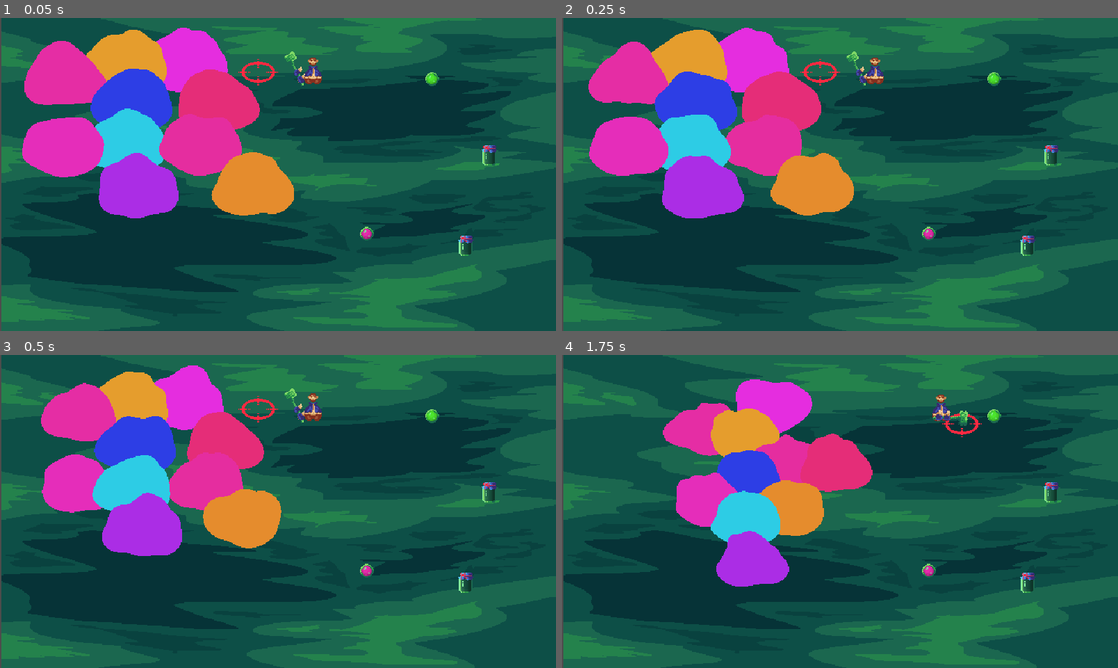
Above: before the commit, frames 1-4 (two rows, left to right).
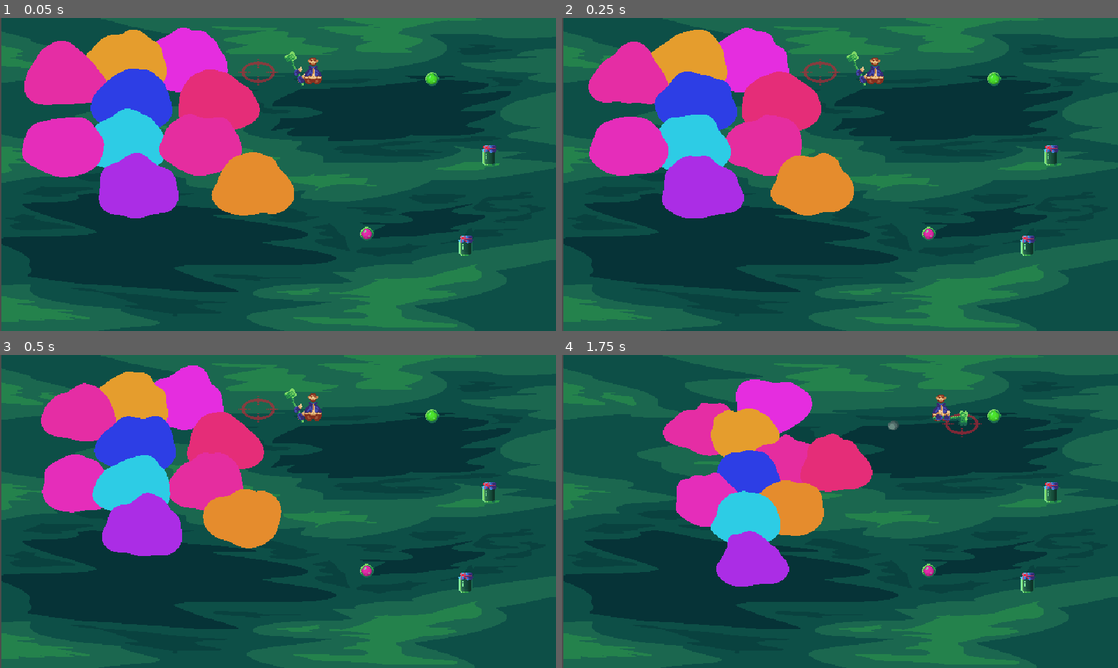
Above: after the commit, the same moments.

Repository: MetRiko/LD-2023-01
Game: Godot game, scene res://Root.tscn
The game is run twice, just before and just after one commit, with the same random seed, the same clock (stepped at 60 frames per second) and the same inputs. The engine's default icon, where the game draws it, is replaced by a stand-in: a white triangle on a blue panel in a dark square.
Inputs (mouse positions are in pixels of both pictures, inside the frame that each line leads up to):
- Up to frame 1 (0.05 s): no input
- Up to frame 2 (0.25 s): no input
- Up to frame 3 (0.5 s): no input
- Up to frame 4 (1.75 s): tap Enter at 0.5 s; move the mouse to (962, 495) at 0.52 s; press the mouse at (962, 495) at 0.53 s; hold D (game_right) 0.53-1.25 s; release the mouse at (962, 495) at 1.25 s; drag from (728, 527) to (951, 439) at 1.27 s

The runs differ from the first frame. In frame 1, 0.1% of the frame differs, in the area x 42-50%, y 13-22%; in frame 2, 0.1%; in frame 3, 0.1%; in frame 4, 0.2%, in the area x 58-76%, y 18-27%.

Commit message:
Add particles for hammer + Change indicator on hitting

Diff:
--- a/player/Player.gd
+++ b/player/Player.gd
@@ -44,6 +44,11 @@
 	if slime_hitted:
 		Audio.play("OnSlimeHit")
 
+	if not slime_hitted:
+		$HammerHitbox/HitParticles.restart()
+		$HammerHitbox/HitParticles.emitting = true
+	$HammerHitbox/HammerIndicator.modulate = Color(0.8, 0.8, 0.8, 0.6)
+
 func get_item_in_pocket():
 	return $Pocket.get_child(0) if $Pocket.get_child_count() > 0 else null
 
@@ -51,6 +56,7 @@
 	if event.is_action_pressed("game_swing") and hammer.visible:
 		hammer_locked_pos = hammer.position
 		hammer.play_swing()
+		$HammerHitbox/HammerIndicator.modulate = Color.white
 	if event.is_action_pressed("game_action"):
 		if $Pocket.get_child_count() == 0:
 			var closest_distance := 100000.0
--- a/player/Player.tscn
+++ b/player/Player.tscn
@@ -1,9 +1,10 @@
-[gd_scene load_steps=12 format=2]
+[gd_scene load_steps=17 format=2]
 
 [ext_resource path="res://player/Player.gd" type="Script" id=1]
 [ext_resource path="res://player/Player.png" type="Texture" id=2]
 [ext_resource path="res://player/Hammer.tscn" type="PackedScene" id=3]
 [ext_resource path="res://player/HammerIndicator.png" type="Texture" id=4]
+[ext_resource path="res://player/HemmerParticles.png" type="Texture" id=5]
 
 [sub_resource type="CapsuleShape2D" id=8]
 radius = 4.00002
@@ -106,6 +107,35 @@
 "values": [ Vector2( 0, -2 ) ]
 }
 
+[sub_resource type="CanvasItemMaterial" id=18]
+particles_animation = true
+particles_anim_h_frames = 4
+particles_anim_v_frames = 1
+particles_anim_loop = false
+
+[sub_resource type="Gradient" id=19]
+offsets = PoolRealArray( 0.0451613, 0.741935 )
+colors = PoolColorArray( 1, 1, 1, 0.784314, 1, 1, 1, 0 )
+
+[sub_resource type="GradientTexture" id=17]
+gradient = SubResource( 19 )
+
+[sub_resource type="ParticlesMaterial" id=20]
+flag_disable_z = true
+direction = Vector3( 0, -1, 0 )
+spread = 40.0
+gravity = Vector3( 0, -5, 0 )
+initial_velocity = 30.0
+initial_velocity_random = 0.5
+orbit_velocity = 0.0
+orbit_velocity_random = 0.0
+linear_accel = -10.0
+scale = 0.75
+scale_random = 0.5
+color_ramp = SubResource( 17 )
+anim_offset = 1.0
+anim_offset_random = 1.0
+
 [sub_resource type="CapsuleShape2D" id=10]
 height = 16.0
 
@@ -140,15 +170,25 @@
 [node name="HammerHitbox" type="Area2D" parent="."]
 show_behind_parent = true
 position = Vector2( 0, 14 )
-rotation = 1.57079
 collision_layer = 0
 collision_mask = 6
 
+[node name="HitParticles" type="Particles2D" parent="HammerHitbox"]
+material = SubResource( 18 )
+emitting = false
+one_shot = true
+explosiveness = 0.9
+visibility_rect = Rect2( -50, -50, 100, 100 )
+local_coords = false
+process_material = SubResource( 20 )
+texture = ExtResource( 5 )
+
 [node name="HammerIndicator" type="Sprite" parent="HammerHitbox"]
-rotation = -1.57079
+modulate = Color( 0.8, 0.8, 0.8, 0.6 )
 texture = ExtResource( 4 )
 
 [node name="Shape" type="CollisionShape2D" parent="HammerHitbox"]
+rotation = 1.5708
 shape = SubResource( 10 )
 
 [node name="Pocket" type="Node2D" parent="."]
Binary file added: player/HemmerParticles.png
Not shown, added: player/HemmerParticles.png.import
